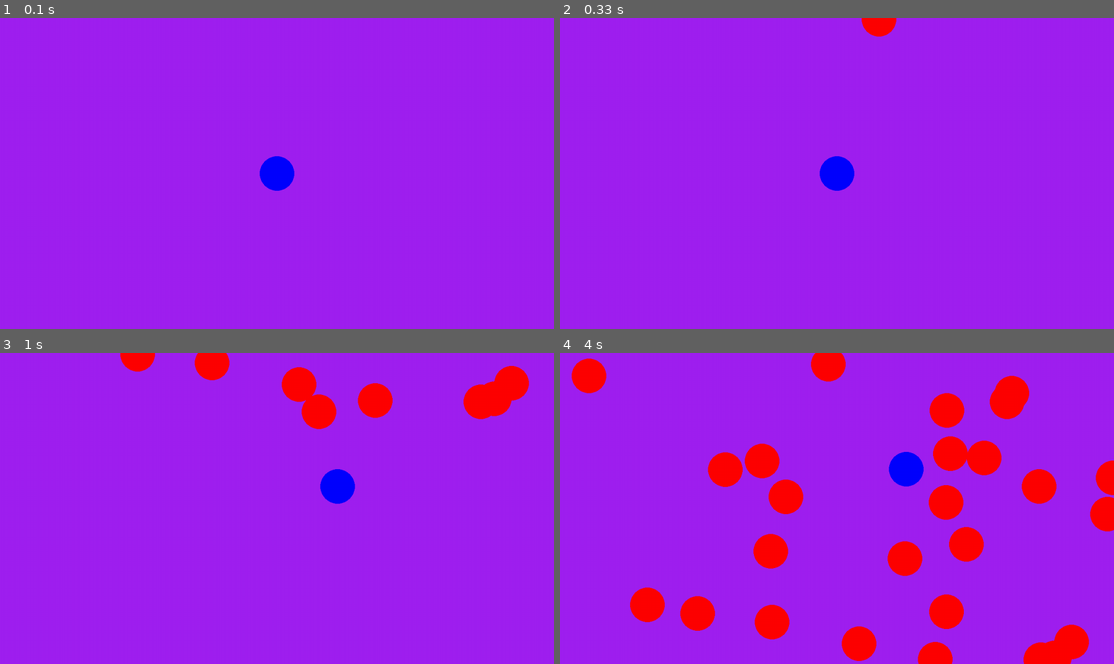
Above: before the commit, frames 1-4 (two rows, left to right).
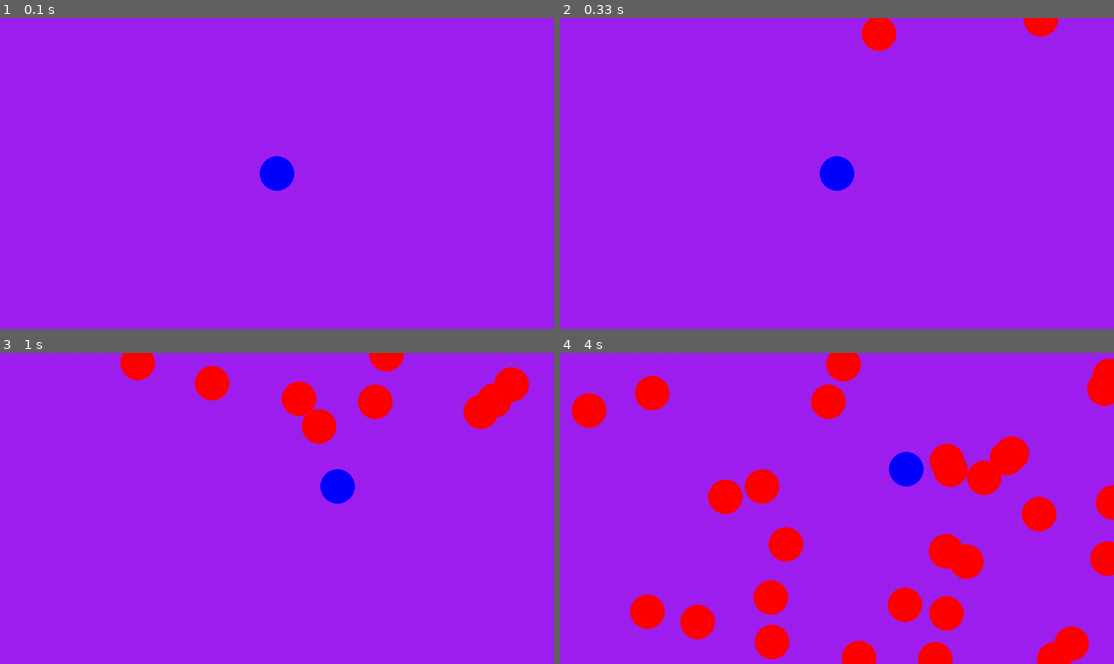
Above: after the commit, the same moments.

Repository: C-Liddell/pygame
Game: pygame game, started from Code/main.py
The game is run twice, just before and just after one commit, with the same random seed, the same clock (stepped at 60 frames per second) and the same inputs.
Inputs:
- Up to frame 1 (0.1 s): no input
- Up to frame 2 (0.33 s): no input
- Up to frame 3 (1 s): hold D 0.33-0.8 s; hold W from 0.83 s (still down)
- Up to frame 4 (4 s): release W at 1.13 s; hold S 1.17-1.63 s; hold A 1.67-2.2 s; hold S 2.23-2.53 s; hold W 2.57-2.97 s; hold W 3-3.37 s; hold D from 3.4 s (still down)

Frame 1 is identical in both runs. In frame 2, 0.7% of the frame differs, in the area x 54-90%, y 0-11%; in frame 3, 2.7%; in frame 4, 17%, in the area x 2-100%, y 0-100%.

Commit message:
Comments Added

Diff:
--- a/Code/main.py
+++ b/Code/main.py
@@ -18,6 +18,7 @@
 @dataclass
 class spike:
     pos: int
+    # Add different sizes (calculate hitbox l and b with r*sqrt(2))
 
 spikes = []
 
@@ -70,7 +71,7 @@
             running = False
 
 
-    if random.randint(1,10) == 1:
+    if random.randint(1,8) == 1:
         spikes.append(spike(pygame.Vector2(random.randint(0, screen.get_width()), 0)))
 
 
